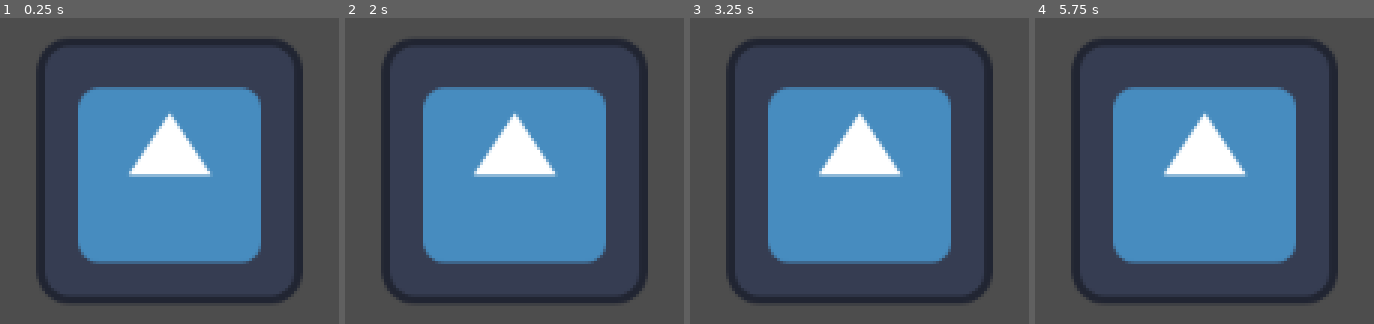
Above: before the commit, frames 1-4 (left to right).
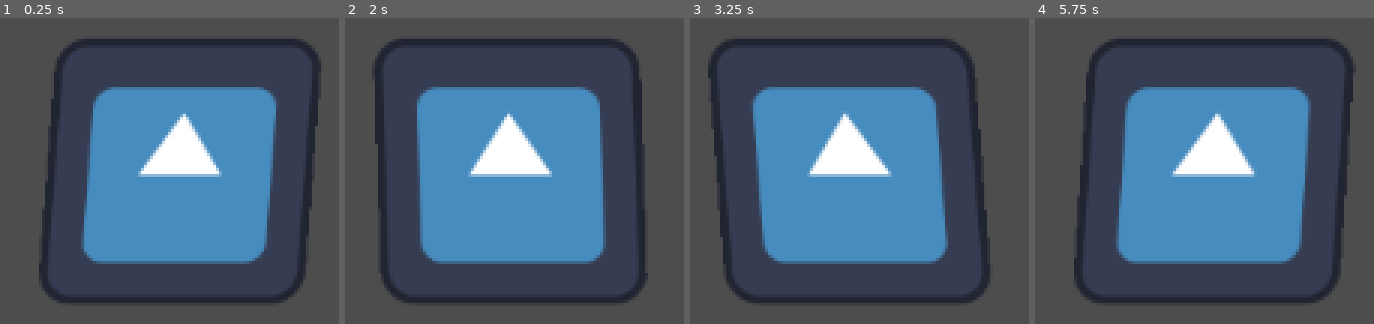
Above: after the commit, the same moments.

Repository: martonban/TinyTechnicalArtProjects
Game: Godot game, scene res://scenes/shaders_101.tscn
Same seed, same stepped clock (60 frames per second), same inputs: the game is played once before the commit and once after it. The project has no main scene, so this scene is started directly. The engine's default icon, where the game draws it, is replaced by a stand-in: a white triangle on a blue panel in a dark square.
Inputs:
- Up to frame 1 (0.25 s): no input
- Up to frame 2 (2 s): tap Enter at 0.5 s
- Up to frame 3 (3.25 s): no input
- Up to frame 4 (5.75 s): tap Space at 3.5 s; tap Enter at 5 s

The runs differ from the first frame. In frame 1, 12% of the frame differs, in the area x 10-95%, y 6-86%; in frame 2, 6.0%; in frame 3, 12%; in frame 4, 12%.

Commit message:
Shader 101 - WIP

Diff:
--- a/ShaderCourse(GameDevTV)/Shaders101/scenes/shaders_101.tscn
+++ b/ShaderCourse(GameDevTV)/Shaders101/scenes/shaders_101.tscn
@@ -1,12 +1,14 @@
-[gd_scene load_steps=4 format=3 uid="uid://dj2dgkj66p557"]
+[gd_scene load_steps=5 format=3 uid="uid://dj2dgkj66p557"]
 
 [ext_resource type="Shader" path="res://shaders/shaders_101.glsl.gdshader" id="1_3ffus"]
+[ext_resource type="Script" path="res://scripts/shader_101.gd" id="1_csuwg"]
 [ext_resource type="Texture2D" uid="uid://cfw6mtmldd3u" path="res://icon.svg" id="1_ophj7"]
 
 [sub_resource type="ShaderMaterial" id="ShaderMaterial_rnafs"]
 shader = ExtResource("1_3ffus")
 
 [node name="Shaders101" type="Node2D"]
+script = ExtResource("1_csuwg")
 
 [node name="Sprite2D" type="Sprite2D" parent="."]
 material = SubResource("ShaderMaterial_rnafs")
--- /dev/null
+++ b/ShaderCourse(GameDevTV)/Shaders101/scripts/shader_101.gd
@@ -0,0 +1,5 @@
+extends Node2D
+
+# Called every frame. 'delta' is the elapsed time since the previous frame.
+func _process(delta):
+	print(str(Time.get_ticks_msec() / 1000.0))
--- a/ShaderCourse(GameDevTV)/Shaders101/shaders/shaders_101.glsl.gdshader
+++ b/ShaderCourse(GameDevTV)/Shaders101/shaders/shaders_101.glsl.gdshader
@@ -1,14 +1,15 @@
 shader_type canvas_item;
 
 void vertex() {
-	// Called for every vertex the material is visible on.
+	// This is a Vector2, if you want to manipulate
+	// every vertex at the shader you need to use this
+	// so this varriable is going to be different every time
+	if(VERTEX.y < 0.5) {
+		VERTEX += vec2(10.f, 0.0f)*cos(TIME);
+	}
+
 }
 
 void fragment() {
 	// Called for every pixel the material is visible on.
 }
-
-//void light() {
-	// Called for every pixel for every light affecting the CanvasItem.
-	// Uncomment to replace the default light processing function with this one.
-//}
